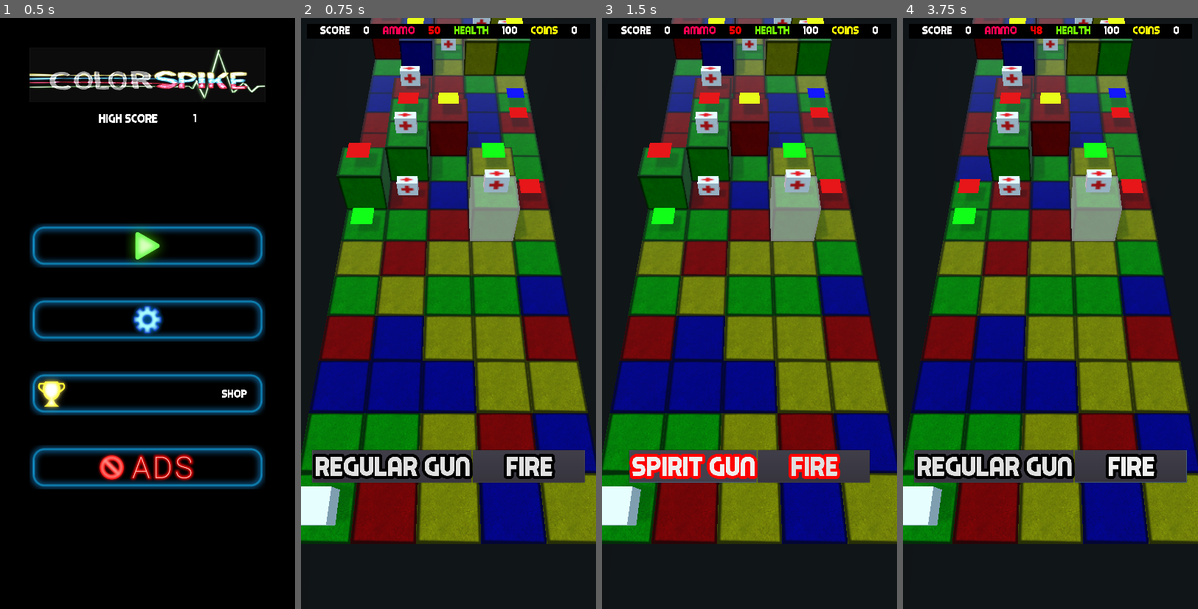
Above: before the commit, frames 1-4 (left to right).
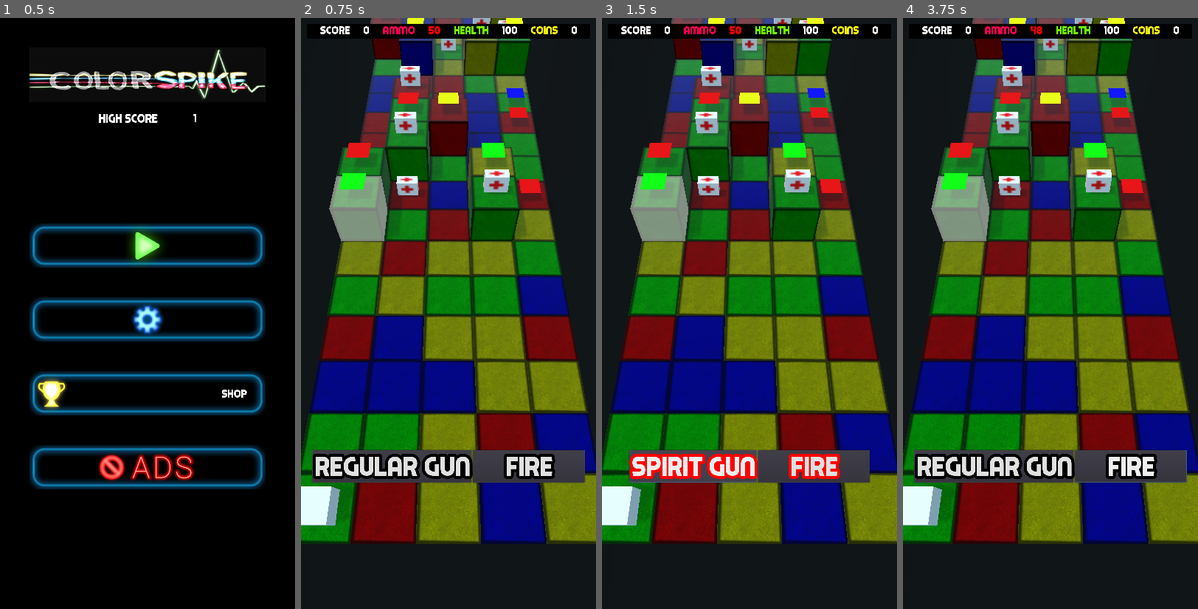
Above: after the commit, the same moments.

Repository: stevets/CSpike
Game: Godot game, scene res://Scenes/MainScreen.tscn
The game is run twice, just before and just after one commit, with the same random seed, the same clock (stepped at 60 frames per second) and the same inputs.
Inputs (mouse positions are in pixels of both pictures, inside the frame that each line leads up to):
- Up to frame 1 (0.5 s): no input
- Up to frame 2 (0.75 s): click (448, 248) at 0.5 s
- Up to frame 3 (1.5 s): click "Regular Gun" at 1.25 s
- Up to frame 4 (3.75 s): click "Spirit Gun" at 2 s; click "Fire" at 2.75 s; tap Enter at 3.5 s; move the mouse to (1115, 283) at 3.52 s; hold Right (ui_right) from 3.53 s (still down); click (1115, 283) at 3.67 s

Frame 1 is identical in both runs. In frame 2, 3.6% of the frame differs, in the area x 9-75%, y 26-38%; in frame 3, 3.6%; in frame 4, 4.6%, in the area x 9-75%, y 21-38%.

Commit message:
spirit on first raised cube

Diff:
--- a/Scenes/Globalnode.gd
+++ b/Scenes/Globalnode.gd
@@ -18,12 +18,15 @@
 var effects_volume = -6
 var spiritlocation
 var ammogun = true
+var raycast_length = -8
+var lastcubeposition
 onready var game_data = {"finalscore": globals.finalscore,
 						"highscore": globals.highscore,
 						"coins": globals.coins,
 						"musicvolume": globals.music_volume,
 						"effectsvolume": globals.effects_volume,
-						"health": globals.health}
+#						"health": globals.health
+						}
 
 func _ready():
 	titlemusic.volume_db = music_volume
--- a/Scenes/main.tscn
+++ b/Scenes/main.tscn
@@ -295,10 +295,10 @@
 [connection signal="click" from="." to="Player" method="_on_Main_click"]
 [connection signal="swiped" from="." to="Player" method="_on_Main_swiped"]
 [connection signal="swipedup" from="." to="Player" method="_on_Main_swipedup"]
+[connection signal="destroy" from="Player" to="gem" method="_on_Player_destroy"]
+[connection signal="destroy" from="Player" to="newcube" method="_on_Player_destroy"]
+[connection signal="destroy" from="Player" to="pyramid" method="_on_Player_destroy"]
 [connection signal="destroy" from="Player" to="ball" method="_on_Player_destroy"]
-[connection signal="destroy" from="Player" to="gem" method="_on_Player_destroy"]
-[connection signal="destroy" from="Player" to="pyramid" method="_on_Player_destroy"]
-[connection signal="destroy" from="Player" to="newcube" method="_on_Player_destroy"]
 [connection signal="timeout" from="GameTick" to="Player" method="_on_GameTick_timeout"]
 [connection signal="pressed" from="HUD/ScoreBox/VBoxContainer/FireButtons/Button" to="Player" method="_on_Button_pressed"]
 [connection signal="pressed" from="HUD/ScoreBox/VBoxContainer/FireButtons/Button2" to="Player" method="_on_Button2_pressed"]
--- a/SciptsToMoveCharacter/ActualPlayer.gd
+++ b/SciptsToMoveCharacter/ActualPlayer.gd
@@ -42,7 +42,7 @@
 		var originx = ply.get_global_transform().origin.x
 		var originy = ply.get_global_transform().origin.y
 		var originz = ply.get_global_transform().origin.z
-		result = space_state.intersect_ray(Vector3(originx,originy,originz), Vector3(originx,originy,-21), [self])
+		result = space_state.intersect_ray(Vector3(originx,originy,originz), Vector3(originx,originy,originz + globals.raycast_length), [self])
 		print("result ", result)
 		colorcube = space_state.intersect_ray(Vector3(originx,originy,originz), Vector3(originx,-5,originz), [self])
 		print("colorcube ", colorcube)
--- a/Scripts/HUD.gd
+++ b/Scripts/HUD.gd
@@ -19,7 +19,7 @@
 	$ScoreBox/VBoxContainer/HBoxContainer/ammo.text = str(globals.ammo)
 
 func update_health():
-	$ScoreBox/VBoxContainer/HBoxContainer/health.text = str(globals.game_data["health"])
+	$ScoreBox/VBoxContainer/HBoxContainer/health.text = str(globals.health)
 
 func update_coins():
 	$ScoreBox/VBoxContainer/HBoxContainer/coins.text = str(globals.game_data["coins"])
--- a/Scripts/HighScoreScreen.gd
+++ b/Scripts/HighScoreScreen.gd
@@ -14,10 +14,14 @@
 	var _changescene = get_tree().change_scene("res://Scenes/MainScreen.tscn")
 	globals.gamemusic.playing = false
 	globals.titlemusic.play()
+	globals.ammo = 50
+	globals.health = 100
 
 func _on_Retry_pressed():
 	globals.save_game()
 	var _changescene = get_tree().change_scene("res://Scenes/main.tscn")
+	globals.ammo = 50
+	globals.health = 100
 
 func save():
 	var save_dict = globals.game_data
--- a/Scripts/Main.gd
+++ b/Scripts/Main.gd
@@ -39,7 +39,9 @@
 var game_started = true
 var game_began = false
 var raise = 0
+var firstraise = 0
 var spirit = true
+var bomb = false
 
 
 
@@ -69,6 +71,17 @@
 			s.get_child(0).set_surface_material(0, unique_mat)
 			s.get_child(0).get_surface_material(0).albedo_color = colorarray[my_random_number]
 			if i > 5:
+				if i == 6 and j == 0:
+					firstraise = 1
+#					s.get_child(0).get_child(1).add_child(duptoken)
+#					s.get_child(0).get_child(1).get_child(0).get_child(0).create_trimesh_collision()
+#					add_child(s)
+					s.get_child(0).get_surface_material(0).emission_enabled = true
+					s.get_child(0).get_surface_material(0).emission = Color(.5, .5, .5, .5)
+					globals.spiritlocation = s
+					spirit = false
+					s.spirit = true
+#					add_child(s)
 				rng1.randomize()
 				var vis_random = rng1.randi_range(0,10)
 				var my_random_numberp = rng1.randi_range(0, 3)
@@ -82,7 +95,11 @@
 					s.get_child(0).get_child(1).set_surface_material(0, unique_mat1)
 					s.get_child(0).get_child(1).get_surface_material(0).albedo_color = colorarray[my_random_numberp]
 					add_child(s)
-					s.global_translate(Vector3((j * space), raise  ,-i * space))
+					if firstraise == 1:
+						s.global_translate(Vector3((j * space), firstraise  ,-i * space))
+						firstraise = 0
+					else:
+						s.global_translate(Vector3((j * space), raise  ,-i * space))
 				elif vis_random == 2 or vis_random == 6:
 					if my_random_assetbox == 0:
 						var token_node = tokenArray[0].instance()
@@ -108,13 +125,18 @@
 					#s.get_child(0).get_child(2).set_surface_material(0, unique_mat1)
 #					s.get_child(0).get_child(1).get_surface_material(0).albedo_color = colorarray[my_random_numberp]
 					add_child(s)
-					if raise == 1 and spirit == true:
-						s.get_child(0).get_surface_material(0).emission_enabled = true
-						s.get_child(0).get_surface_material(0).emission = Color(.5, .5, .5, .5)
-						globals.spiritlocation = s
-						spirit = false
-						s.spirit = true
-					s.global_translate(Vector3((j * space), raise  ,-i * space))
+#					if raise == 1 and spirit == true:
+#						s.get_child(0).get_surface_material(0).emission_enabled = true
+#						s.get_child(0).get_surface_material(0).emission = Color(.5, .5, .5, .5)
+#						globals.spiritlocation = s
+#						spirit = false
+#						s.spirit = true
+#					s.global_translate(Vector3((j * space), raise  ,-i * space))
+					if firstraise == 1:
+						s.global_translate(Vector3((j * space), firstraise  ,-i * space))
+						firstraise = 0
+					else:
+						s.global_translate(Vector3((j * space), raise  ,-i * space))
 				else:
 					add_child(s)
 					s.global_translate(Vector3((j * space), 0 ,-i * space))
@@ -137,6 +159,16 @@
 	$HUD.update_score()
 	$HUD.update_ammo()
 	$HUD.update_health()
+#	var ply = get_tree().get_root().get_node("Main/player1").space_state
+#	var space_state
+#	space_state = get_world().direct_space_state
+#	var ply = get_tree().get_root().get_node("Main/player1")
+#	var originx = ply.get_global_transform().origin.x
+#	var originy = ply.get_global_transform().origin.y
+#	var originz = ply.get_global_transform().origin.z
+#	var spiritposz = globals.spiritlocation.get_global_transform().origin.z
+#	if globals.ammo <= 0 or spiritposz > originz:
+#		_on_GameTick_timeout()
 	if globals.ammogun == false:
 		$HUD.update_spirit_gun()
 	else:
--- a/Scripts/Player.gd
+++ b/Scripts/Player.gd
@@ -49,22 +49,31 @@
 
 
 func _process(_delta):
-
+	space_state = get_world().direct_space_state
+	var ply = get_tree().get_root().get_node("Main/player1")
+	var originx = ply.get_global_transform().origin.x
+	var originy = ply.get_global_transform().origin.y
+	var originz = ply.get_global_transform().origin.z
+	var spiritposz = globals.spiritlocation.get_global_transform().origin.z
+	if globals.ammo <= 0 or spiritposz > originz:
+		_on_GameTick_timeout()
 	while fired_weapon:
 		print("process running")
 		globals.ammo -= 1
-		if globals.ammo <= 0:
-			_on_GameTick_timeout()
+#		space_state = get_world().direct_space_state
+#		var ply = get_tree().get_root().get_node("Main/player1")
+#		var originx = ply.get_global_transform().origin.x
+#		var originy = ply.get_global_transform().origin.y
+#		var originz = ply.get_global_transform().origin.z
+#		var spiritposz = globals.spiritlocation.get_global_transform().origin.z
+#		if globals.ammo <= 0 or spiritposz > originz:
+#			_on_GameTick_timeout()
 
-		space_state = get_world().direct_space_state
-		var ply = get_tree().get_root().get_node("Main/player1")
-		var originx = ply.get_global_transform().origin.x
-		var originy = ply.get_global_transform().origin.y
-		var originz = ply.get_global_transform().origin.z
-		result = space_state.intersect_ray(Vector3(originx,originy,originz), Vector3(originx,originy,-21), [self])
+		result = space_state.intersect_ray(Vector3(originx,originy,originz), Vector3(originx,originy,originz + globals.raycast_length), [self])
 		print("result ", result)
 		colorcube = space_state.intersect_ray(Vector3(originx,originy,originz), Vector3(originx,-5,originz), [self])
 		print("colorcube ", colorcube)
+
 
 		if result and colorcube:
 			var color2 = result.collider.get_parent().get_surface_material(0).albedo_color
@@ -104,7 +113,7 @@
 						emit_signal("destroy", objID)
 				elif result.collider.get_parent().get_parent().name == "MedicBox":
 					if globals.ammogun == true:
-						globals.game_data["health"] += 25
+						globals.health += 25
 						var objID = result.collider
 						objID.get_parent().queue_free()
 						emit_signal("destroy", objID)
@@ -162,7 +171,7 @@
 		if globals.game_data["finalscore"] > globals.game_data["highscore"]:
 			globals.game_data["highscore"] = globals.game_data["finalscore"]
 		var _highscore =	get_tree().change_scene("res://Scenes/HighScoreScreen.tscn")
-	if globals.ammo == 0 or globals.game_data["health"] == 0:
+	if globals.ammo == 0 or globals.health == 0:
 		if globals.game_data["finalscore"] > globals.game_data["highscore"]:
 			globals.game_data["highscore"] = globals.game_data["finalscore"]
 		var _highscore =	get_tree().change_scene("res://Scenes/HighScoreScreen.tscn")
